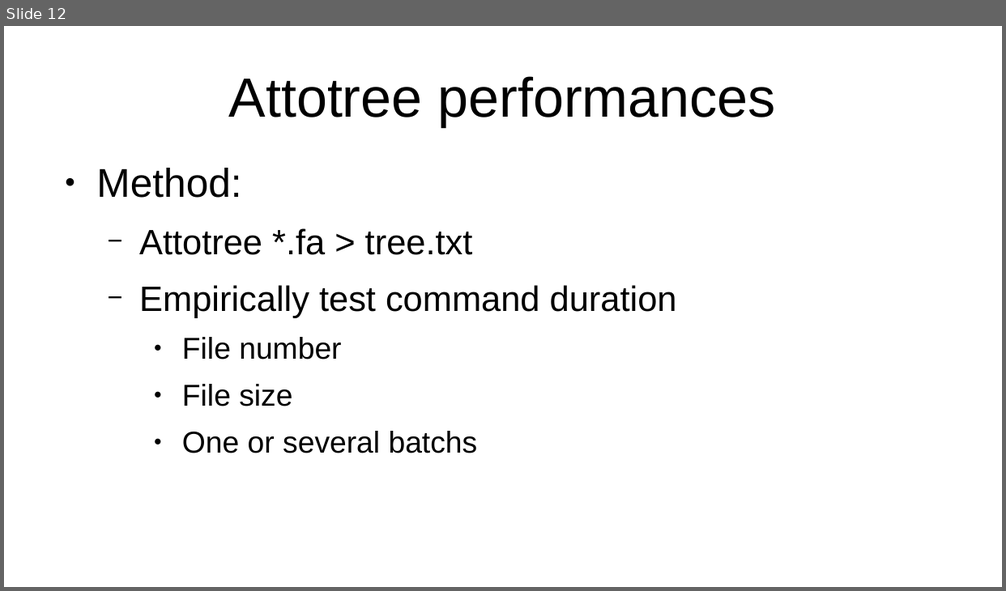
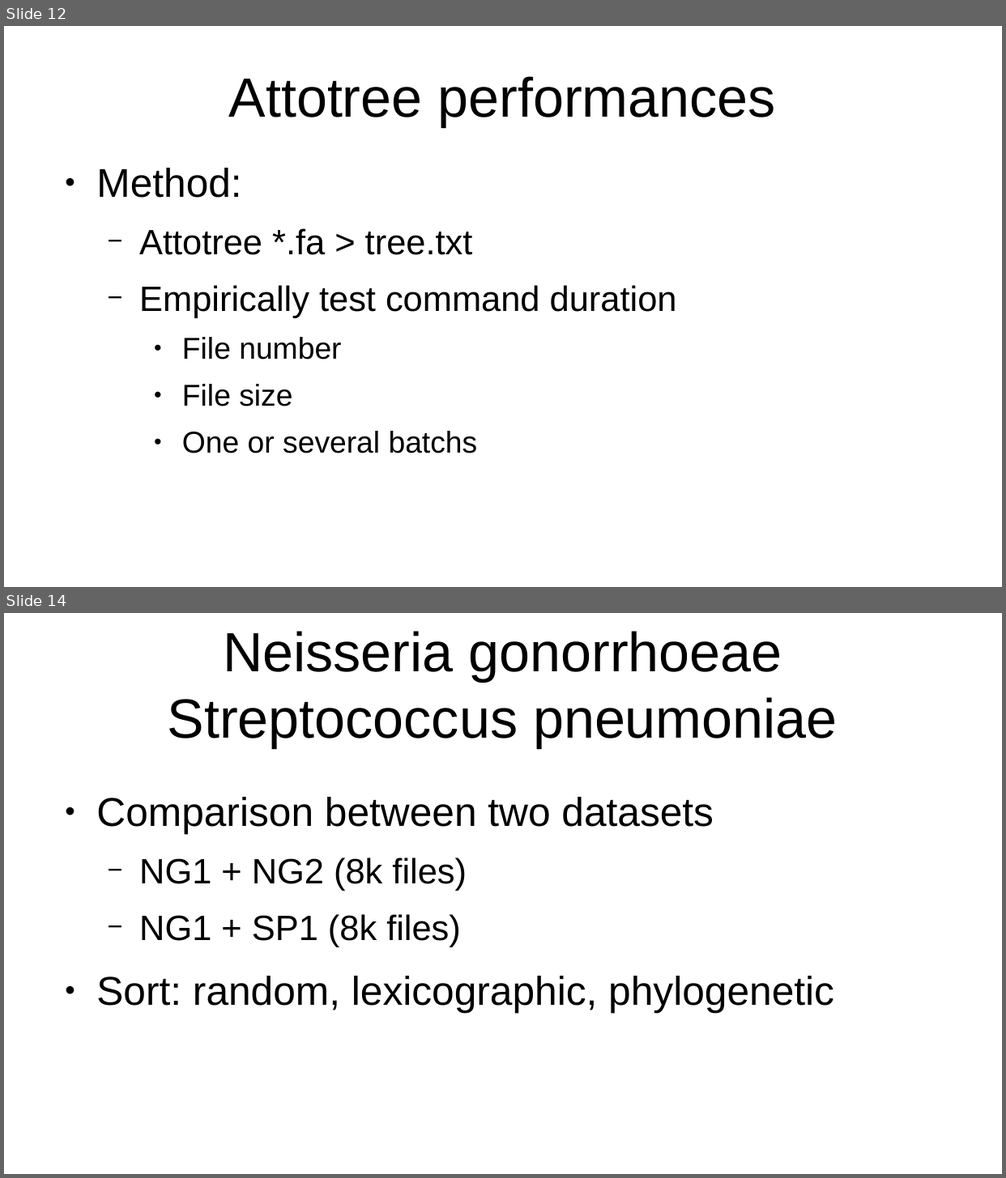
Before and after one commit to AntaoA/Amory_BWT_M1_project_Bioinfo, a slide deck: Diapo.odp. Shown one above the other, each under a label of ours: slide 12 before the commit, slides 12 and 14 after it; the slides between them are not shown. The pictures are 1006x591 and 1006x1178 pixels, drawn with LibreOffice and Linux fonts; fonts in the diff are those of the drawing. Boxes give left, top, right and bottom in pixels: in the first picture for what was removed or moved away, otherwise in the second. Text is boxed around its words. In the diff, an @@ line names an element or a change of style, - is before the commit and + after.

```diff
--- a/Diapo.odp
+++ b/Diapo.odp
@@ slide 14 added at bbox=[4, 613, 1002, 1174], background #FFFFFF @@
@@ title added at bbox=[168, 631, 837, 748], 44 pt, text #000000 @@
+Neisseria gonorrhoeae Streptococcus pneumoniae
@@ text added at bbox=[96, 797, 834, 1013], 32 pt, text #000000 @@
+● Comparison between two datasets
+  − NG1 + NG2 (8k files)
+  − NG1 + SP1 (8k files)
+● Sort: random, lexicographic, phylogenetic
```
Also in this commit, not shown: 2 other slides added, 1 slide removed, 47 other files.
